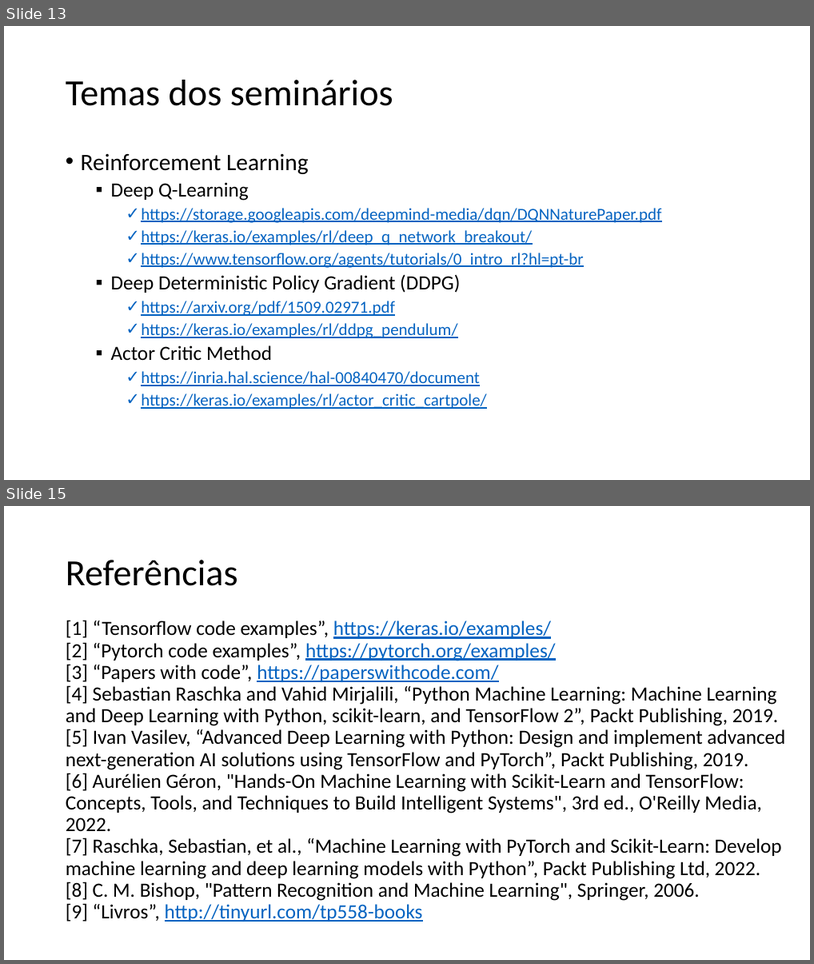
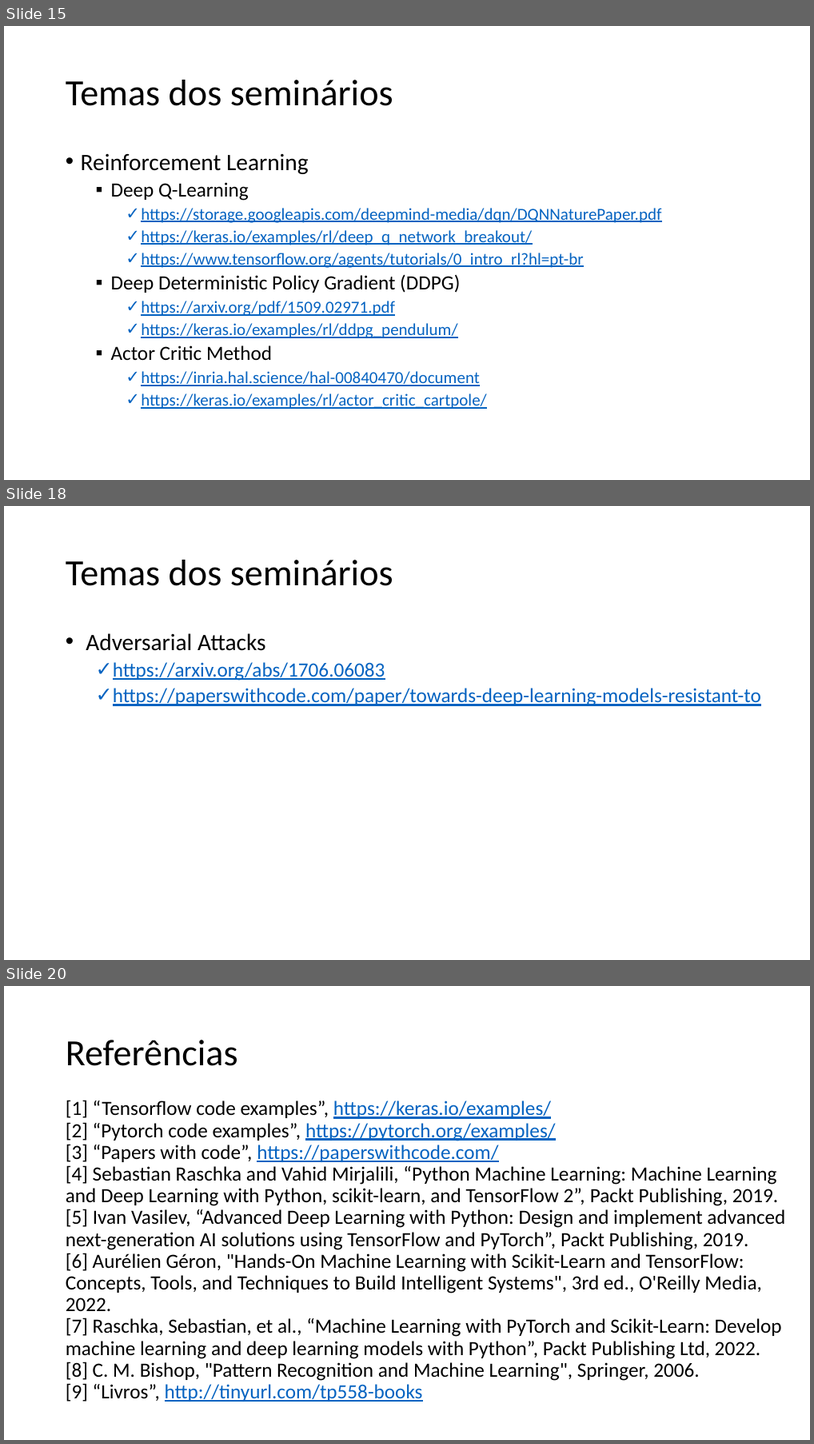
Before and after one commit to zz4fap/tp558-adv-ml, a slide deck: slides/TP558_1_Introdução_ao_curso.pptx. Shown one above the other, each under a label of ours: slides 13 and 15 before the commit, slides 15, 18 and 20 after it; the slides between them are not shown. The pictures are 814x964 and 814x1444 pixels, drawn with LibreOffice and Linux fonts; fonts in the diff are those of the drawing. Boxes give left, top, right and bottom in pixels: in the first picture for what was removed or moved away, otherwise in the second. Text is boxed around its words. In the diff, an @@ line names an element or a change of style, - is before the commit and + after.

```diff
--- a/slides/TP558_1_Introdução_ao_curso.pptx
+++ b/slides/TP558_1_Introdução_ao_curso.pptx
@@ slide 18 added at [4,506,810,960], background #FFFFFF @@
@@ title added at [66,560,394,586], 44 pt, text #000000 @@
+Temas dos seminários
@@ text added at [86,633,762,706], 24 pt, text #0563C1, underline @@
+• Adversarial Attacks
+  ✓ https://arxiv.org/abs/1706.06083
+  ✓ https://paperswithcode.com/paper/towards-deep-learning-models-resistant-to
@@ what was slide 13 is now slide 15 @@
@@ what was slide 15 is now slide 20 @@
```
Also in this commit, not shown: 3 slides changed, 4 other slides added, 2 other files.
